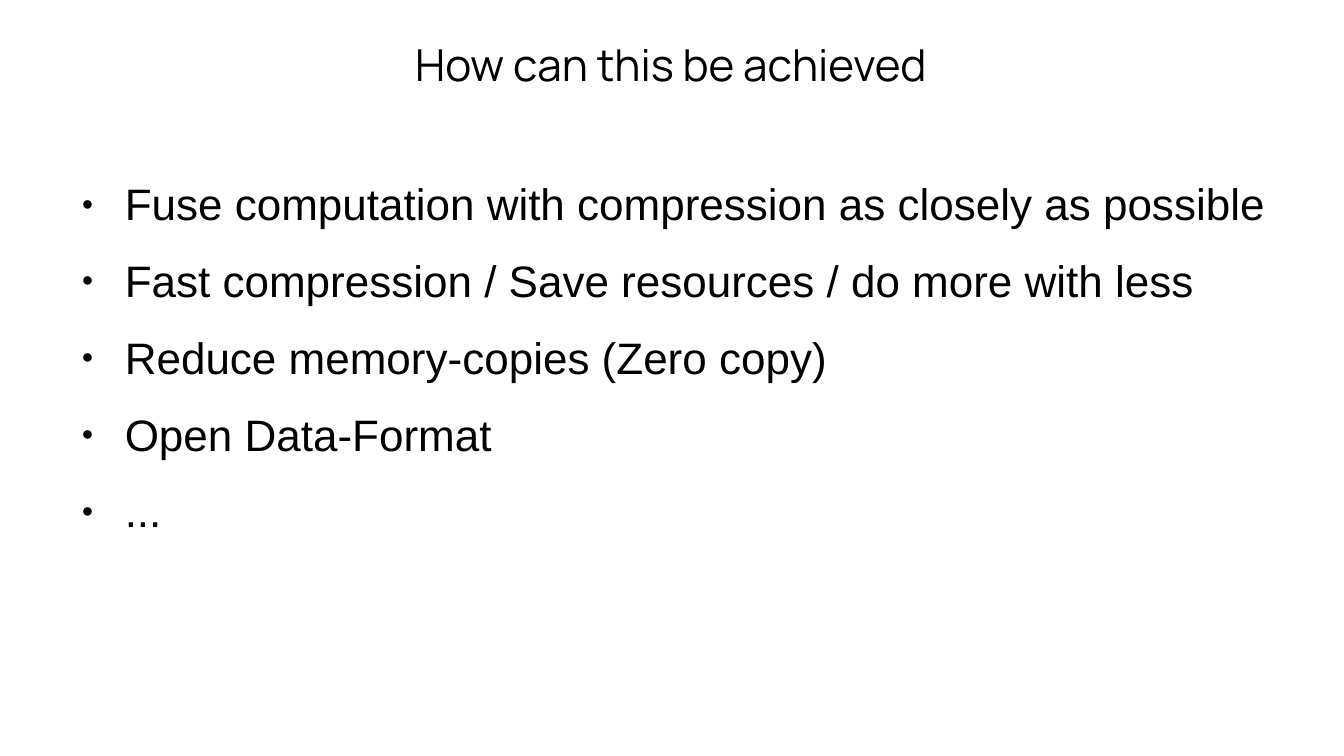
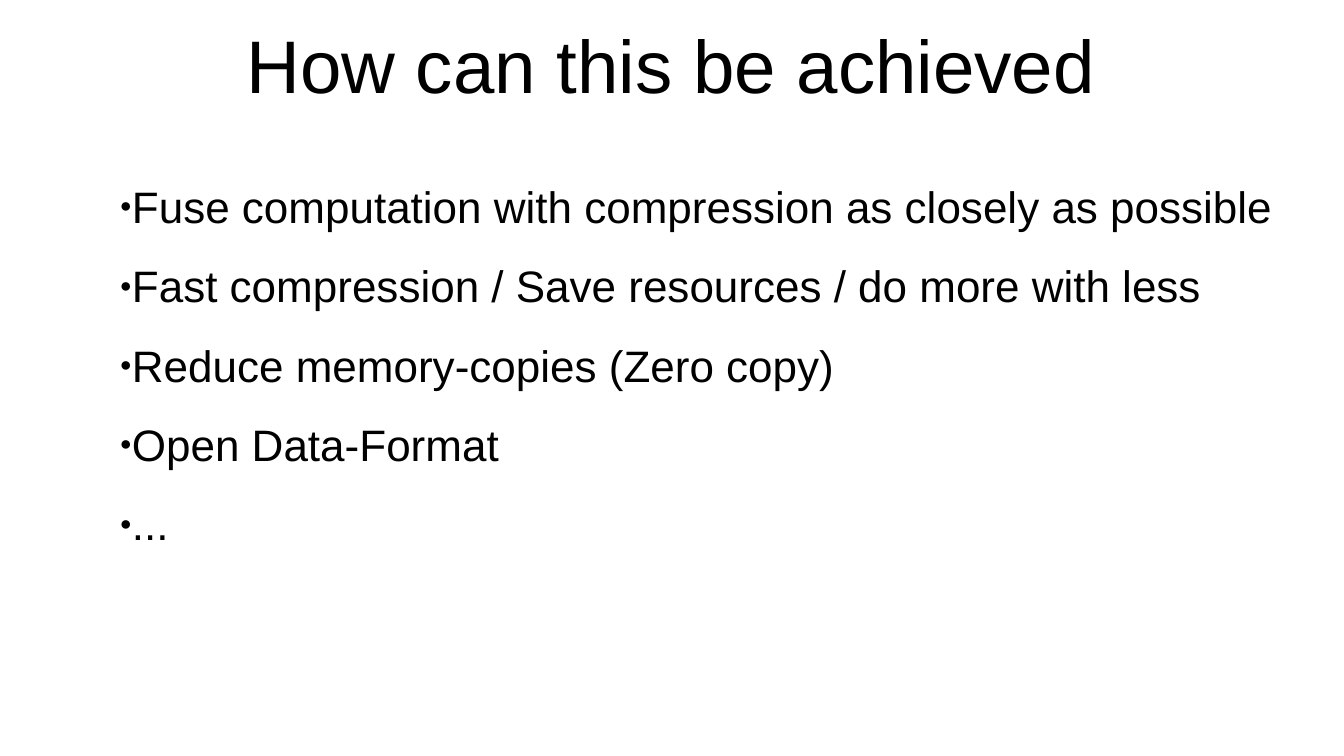
Before and after one commit to inaos/iron-array, a slide deck: slide 4 of decks/pyDataNyc2019.odp. Drawn at 1344x756 pixels with LibreOffice and Linux fonts; fonts in the diff are those of the drawing. Boxes give left, top, right and bottom in pixels: in the first picture for what was removed or moved away, otherwise in the second. Text is boxed around its words. In the diff, an @@ line names an element or a change of style, - is before the commit and + after.

Commit message:
Uniformization of the format

```diff
--- a/decks/pyDataNyc2019.odp
+++ b/decks/pyDataNyc2019.odp
@@ text "How can this be achieved" at bbox=[246, 39, 1095, 94]: size 26 to 44 pt, font Manrope to Arial @@
@@ text "Fuse computation with compression as ..." at bbox=[132, 191, 1271, 470]: indent changed; line spacing 1 to 1.05 @@
```
Also in this commit, not shown: 20 other slides changed, 1 slide added, 1 slide removed, 1 other file.
